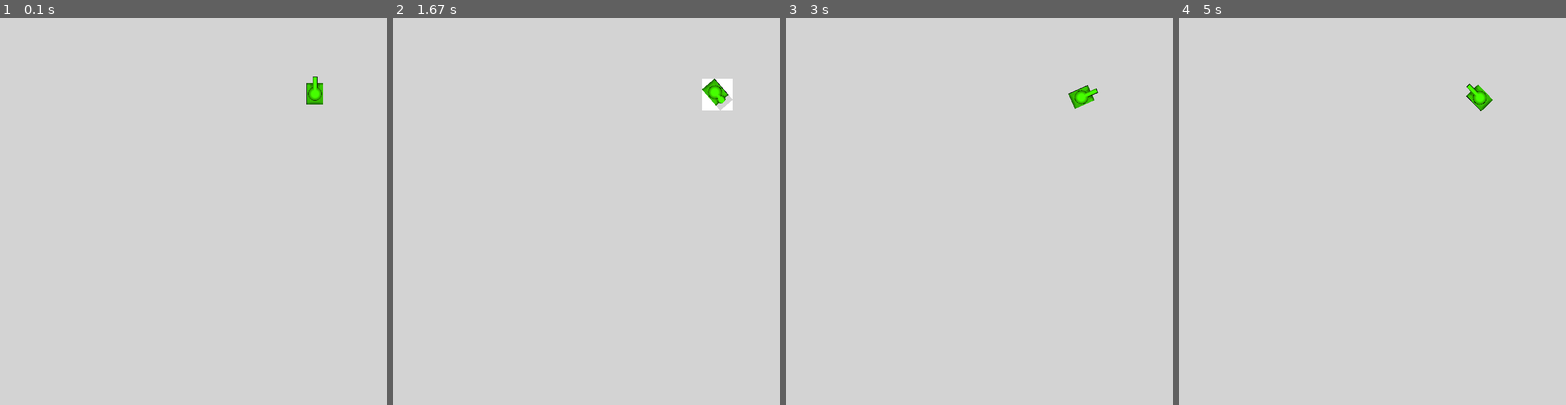
Above: before the commit, frames 1-4 (left to right).
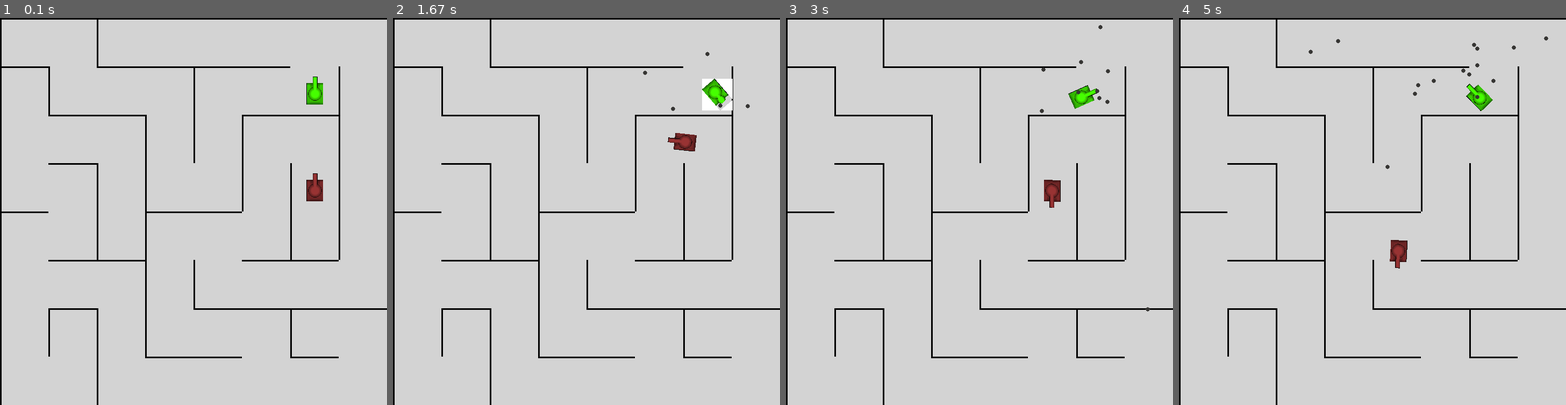
Above: after the commit, the same moments.

Repository: kapysha/TanksPyGame
Game: pygame game, started from main.py
Same seed, same stepped clock (60 frames per second), same inputs: the game is played once before the commit and once after it.
Inputs:
- Up to frame 1 (0.1 s): no input
- Up to frame 2 (1.67 s): tap Space at 0.33, 0.73, 1.03, 1.23, 1.57 s; hold Right 0.67-1.13 s; hold Up 1.17-1.47 s; hold Right from 1.5 s (still down)
- Up to frame 3 (3 s): tap Space at 1.87, 2.07, 2.37, 2.63, 2.97 s; release Right at 1.97 s; hold Left 2-2.53 s; hold Down 2.57-2.87 s; hold Left from 2.9 s (still down)
- Up to frame 4 (5 s): tap Space at 3.27, 3.4, 3.8, 4.1, 4.47, 4.87 s; release Left at 3.3 s; hold Up 3.33-3.7 s; hold Right 3.73-4.37 s; hold Down 4.4-4.77 s; hold Left from 4.8 s (still down)

The runs differ from the first frame. In frame 1, 3.6% of the frame differs, in the area x 0-100%, y 0-100%; in frame 2, 3.7%; in frame 3, 3.7%; in frame 4, 3.8%.

Commit message:
Заработал код.

Diff:
--- a/ai_tank.py
+++ b/ai_tank.py
@@ -1,7 +1,8 @@
 from collections import deque
 import pygame
+
+from globals import load_image, all_sprites, ai_group, TILE, walls_group_horizontal, walls_group_vertical
 from tank import Tank
-from main import walls_group_vertical, walls_group_horizontal, TILE, load_image, all_sprites, ai_group
 
 
 def build_graph(grid_cells, cols, rows):
--- a/bullets.py
+++ b/bullets.py
@@ -1,5 +1,5 @@
+from globals import walls_group_horizontal, walls_group_vertical, all_sprites, bullets_group
 import pygame
-from main import all_sprites, bullets_group, walls_group_horizontal, walls_group_vertical
 
 
 class Bullets(pygame.sprite.Sprite):
--- a/generate_maze.py
+++ b/generate_maze.py
@@ -1,5 +1,5 @@
 from random import choice
-from main import walls_group_horizontal, all_sprites, walls_group_vertical, TILE, rows, cols
+from globals import all_sprites, walls_group_vertical, TILE, cols, rows, walls_group_horizontal
 import pygame
 
 
--- /dev/null
+++ b/globals.py
@@ -0,0 +1,31 @@
+import pygame
+
+RES = WIDTH, HEIGHT = 720, 720
+TILE = 90
+cols, rows = WIDTH // TILE, HEIGHT // TILE
+
+pygame.init()
+screen = pygame.display.set_mode(RES)
+pygame.display.set_caption('Танчики')
+clock = pygame.time.Clock()
+
+all_sprites = pygame.sprite.Group()
+bullets_group = pygame.sprite.Group()
+players_group = pygame.sprite.Group()
+walls_group_horizontal = pygame.sprite.Group()
+walls_group_vertical = pygame.sprite.Group()
+ai_group = pygame.sprite.Group()
+pygame.mixer.init(frequency=44100, size=-16, channels=2, buffer=512)
+bullet_sound = pygame.mixer.Sound('sounds/bullet.ogg')
+
+
+def load_image(path: str, rgb: tuple):
+    image = pygame.image.load(path).convert_alpha()
+    image.set_colorkey((255, 255, 255))
+    image = pygame.transform.scale(image, (31, 52))
+    green_overlay = pygame.Surface(image.get_size(), pygame.SRCALPHA)
+    green_overlay.fill(rgb)  # (R, G, B, A) – A=100 для прозрачности
+    image.blit(green_overlay, (0, 0), special_flags=3)
+    original_image = image.copy()
+    mask = pygame.mask.from_surface(image)
+    return image, original_image, mask
--- a/main.py
+++ b/main.py
@@ -1,43 +1,12 @@
 import pygame
-
-RES = WIDTH, HEIGHT = 720, 720
-TILE = 90
-cols, rows = WIDTH // TILE, HEIGHT // TILE
-
-pygame.init()
-pygame.display.set_caption('Танчики')
-clock = pygame.time.Clock()
-pygame.mixer.init(frequency=44100, size=-16, channels=2, buffer=512)
-
-all_sprites = pygame.sprite.Group()
-bullets_group = pygame.sprite.Group()
-players_group = pygame.sprite.Group()
-walls_group_horizontal = pygame.sprite.Group()
-walls_group_vertical = pygame.sprite.Group()
-ai_group = pygame.sprite.Group()
-bullet_sound = pygame.mixer.Sound('sounds/bullet.ogg')
-
-
-def load_image(path: str, rgb: tuple):
-    image = pygame.image.load(path).convert_alpha()
-    image.set_colorkey((255, 255, 255))
-    image = pygame.transform.scale(image, (31, 52))
-    green_overlay = pygame.Surface(image.get_size(), pygame.SRCALPHA)
-    green_overlay.fill(rgb)  # (R, G, B, A) – A=100 для прозрачности
-    image.blit(green_overlay, (0, 0), special_flags=3)
-    original_image = image.copy()
-    mask = pygame.mask.from_surface(image)
-    return image, original_image, mask
+from generate_maze import grid_cells
+from ai_tank import build_graph, AITank
+from tank import Tank
+from generate_maze import generate_maze
+from globals import all_sprites, players_group, bullets_group, ai_group, cols, rows, screen, clock
 
 
 def main():
-    screen = pygame.display.set_mode(RES)
-
-    from ai_tank import build_graph, AITank
-    from generate_maze import grid_cells
-    from tank import Tank
-    from generate_maze import generate_maze
-
     generate_maze()
 
     for cell in grid_cells:
--- a/tank.py
+++ b/tank.py
@@ -2,7 +2,7 @@
 import pygame
 from bullets import Bullets
 from generate_maze import Wall, grid_cells
-from main import all_sprites, TILE, load_image, players_group, ai_group, bullet_sound
+from globals import load_image, all_sprites, players_group, ai_group, TILE, bullet_sound
 
 
 class Tank(pygame.sprite.Sprite):
